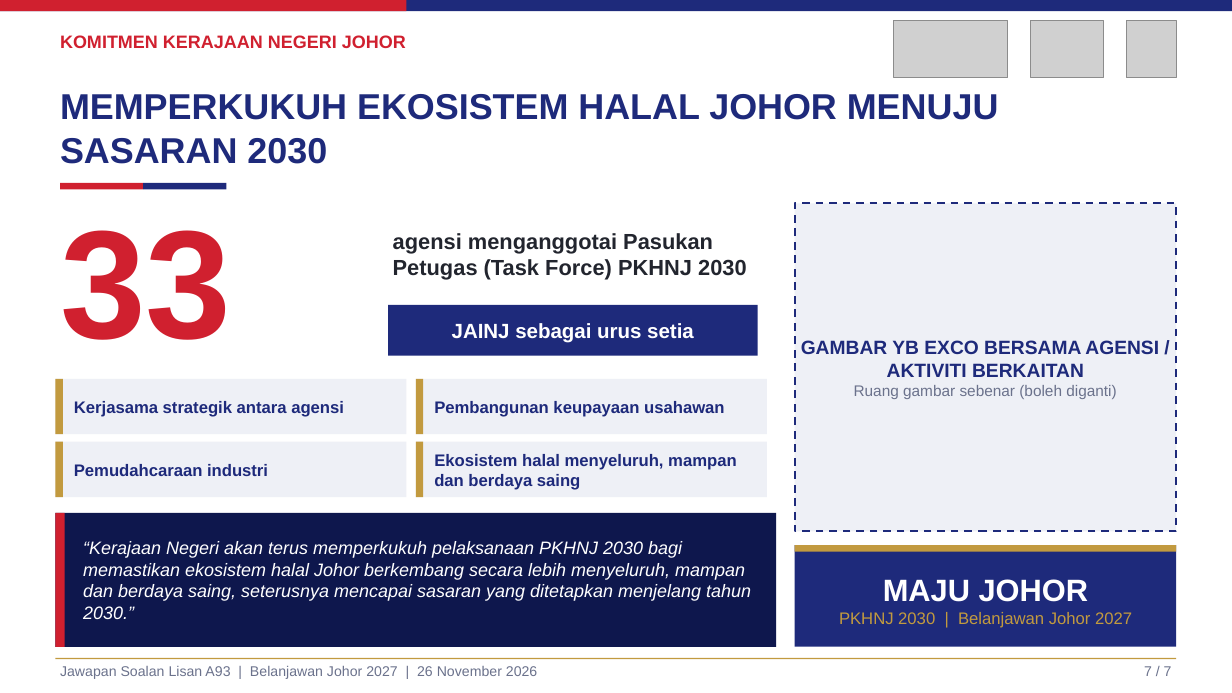
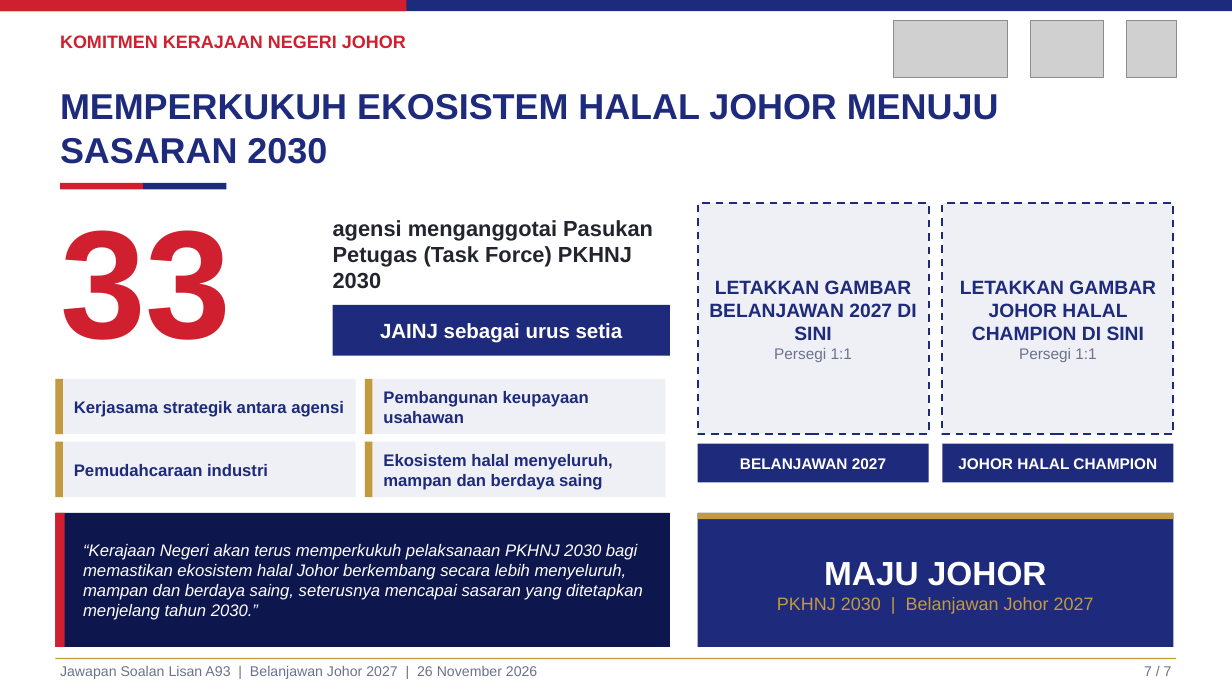
Before and after one commit to nawaljoe/Nawal, a slide deck: slide 7 of infografik-a93/Slaid_A93_PKHNJ2030.pptx. Drawn at 1232x693 pixels with LibreOffice and Linux fonts; fonts in the diff are those of the drawing; grey boxes stand for pictures. Boxes give left, top, right and bottom in pixels: in the first picture for what was removed or moved away, otherwise in the second. Text is boxed around its words. In the diff, an @@ line names an element or a change of style, - is before the commit and + after.

```diff
--- a/infografik-a93/Slaid_A93_PKHNJ2030.pptx
+++ b/infografik-a93/Slaid_A93_PKHNJ2030.pptx
@@ rectangle "LETAKKAN GAMBAR BELANJAWAN 2027 DI ...": place and size @@
-rectangle "LETAKKAN GAMBAR BELANJAWAN 2027 DI ..." at box(795, 203, 1177, 531)
+rectangle "LETAKKAN GAMBAR BELANJAWAN 2027 DI ..." at box(698, 203, 929, 434)
@@ rectangle added at box(943, 203, 1174, 434), fill #EEF0F6, outline #1E2A7B 1.5 pt dashed, 15 pt, text #1E2A7B, bold @@
+LETAKKAN GAMBAR JOHOR HALAL CHAMPION DI SINI
+Persegi 1:1
@@ text "agensi menganggotai Pasukan Petugas (Task ..." rewrapped from box(393, 233, 747, 280) to box(333, 220, 653, 289) @@
@@ text in rectangle at box(709, 280, 916, 362): text changed @@
-GAMBAR YB EXCO BERSAMA AGENSI / AKTIVITI BERKAITAN
-Ruang gambar sebenar (boleh diganti)
+LETAKKAN GAMBAR BELANJAWAN 2027 DI SINI
+Persegi 1:1
@@ rectangle "JAINJ sebagai urus setia": place and size @@
-rectangle "JAINJ sebagai urus setia" at box(388, 305, 758, 356)
+rectangle "JAINJ sebagai urus setia" at box(333, 305, 670, 356)
@@ rectangle: place and size @@
-rectangle at box(55, 379, 407, 434)
+rectangle at box(55, 379, 356, 434)
@@ rectangle: place and size @@
-rectangle at box(416, 379, 423, 434)
+rectangle at box(365, 379, 372, 434)
@@ rectangle: place and size @@
-rectangle at box(416, 379, 767, 434)
+rectangle at box(365, 379, 665, 434)
@@ text "Pembangunan keupayaan usahawan" rewrapped from box(434, 401, 724, 417) to box(383, 391, 589, 423) @@
@@ rectangle: place and size @@
-rectangle at box(55, 442, 407, 497)
+rectangle at box(55, 442, 356, 497)
@@ rectangle: place and size @@
-rectangle at box(416, 442, 423, 497)
+rectangle at box(365, 442, 372, 497)
@@ rectangle: place and size @@
-rectangle at box(416, 442, 767, 497)
+rectangle at box(365, 442, 665, 497)
@@ text "Ekosistem halal menyeluruh, mampan dan ..." rewrapped from box(434, 454, 736, 490) to box(383, 454, 613, 490) @@
@@ rectangle added at box(698, 444, 929, 482), fill #1E2A7B, 12 pt, text #FFFFFF, bold @@
+BELANJAWAN 2027
@@ rectangle added at box(943, 444, 1174, 482), fill #1E2A7B, 12 pt, text #FFFFFF, bold @@
+JOHOR HALAL CHAMPION
@@ rectangle: place and size @@
-rectangle at box(55, 513, 776, 647)
+rectangle at box(55, 513, 670, 647)
@@ text "“Kerajaan Negeri akan terus memperkukuh ..." at box(83, 544, 643, 620): size 14 to 13 pt @@
@@ text "MAJU JOHOR": place and size @@
-text "MAJU JOHOR" at box(839, 579, 1132, 628)
+text "MAJU JOHOR" at box(777, 561, 1094, 614)
@@ text "MAJU JOHOR" at box(777, 561, 1094, 614): size 24 to 26 pt in "MAJU JOHOR"; size 13 to 14 pt in "PKHNJ 2030 | Belanjawan Johor 2027" @@
@@ rectangle: place and size @@
-rectangle at box(795, 545, 1177, 647)
+rectangle at box(698, 513, 1174, 647)
@@ rectangle: place and size @@
-rectangle at box(795, 545, 1177, 552)
+rectangle at box(698, 513, 1174, 519)
```
Also in this commit, not shown: 3 other files.
